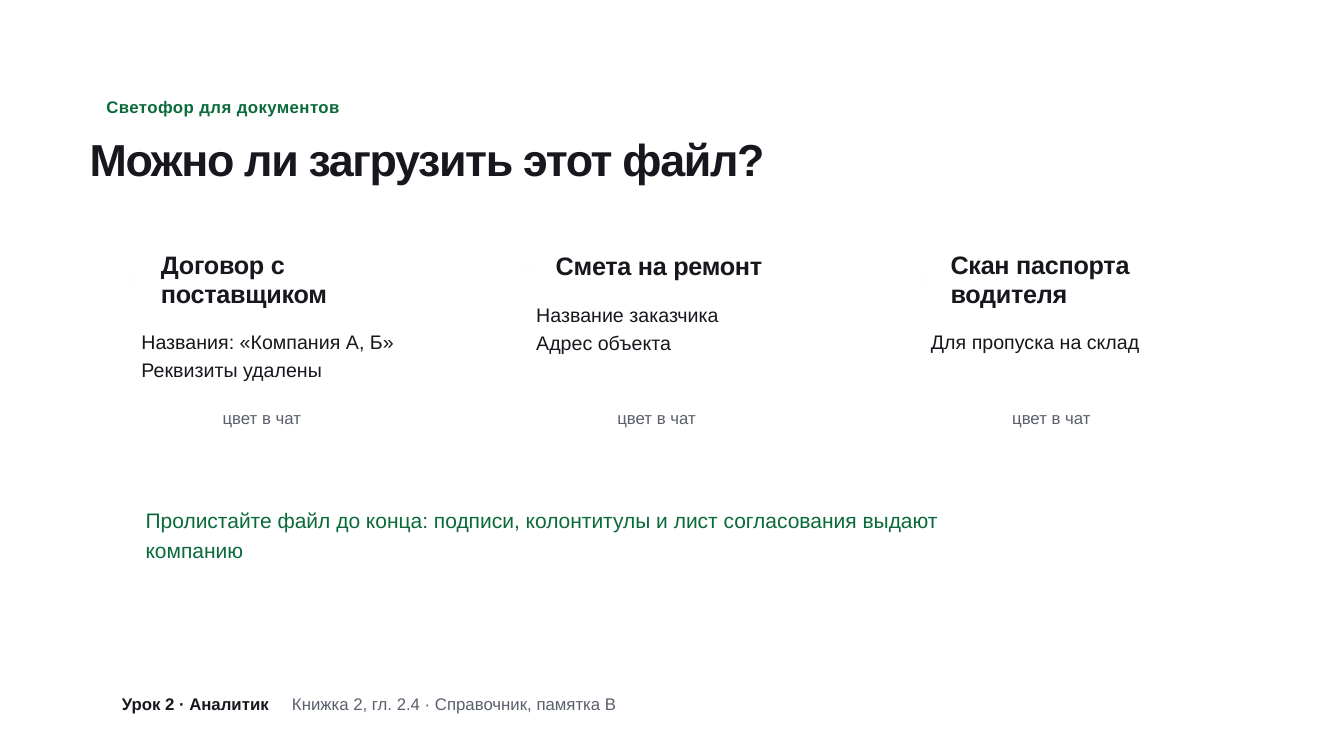
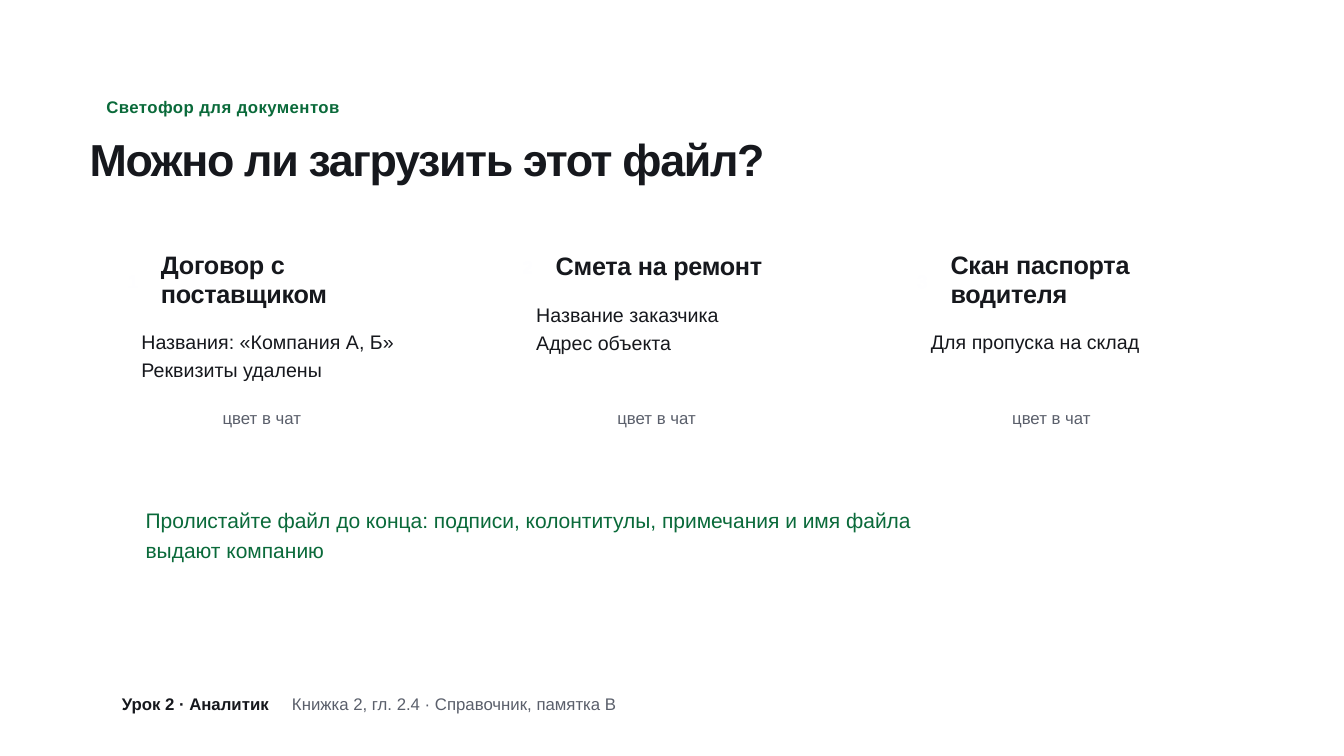
Before and after one commit to dargreeny17-hue/Test, a slide deck: slide 21 of ai-course/lesson-2/lesson-2-slides.pptx. Drawn at 1344x756 pixels with LibreOffice and Linux fonts; fonts in the diff are those of the drawing; background and template pictures are left out. Boxes give left, top, right and bottom in pixels: in the first picture for what was removed or moved away, otherwise in the second. Text is boxed around its words. In the diff, an @@ line names an element or a change of style, - is before the commit and + after.

```diff
--- a/ai-course/lesson-2/lesson-2-slides.pptx
+++ b/ai-course/lesson-2/lesson-2-slides.pptx
@@ text at bbox=[146, 512, 911, 563]: text changed @@
-Пролистайте файл до конца: подписи, колонтитулы и лист согласования выдают компанию
+Пролистайте файл до конца: подписи, колонтитулы, примечания и имя файла выдают компанию
```
Also in this commit, not shown: 3 other slides changed, 18 other files.
